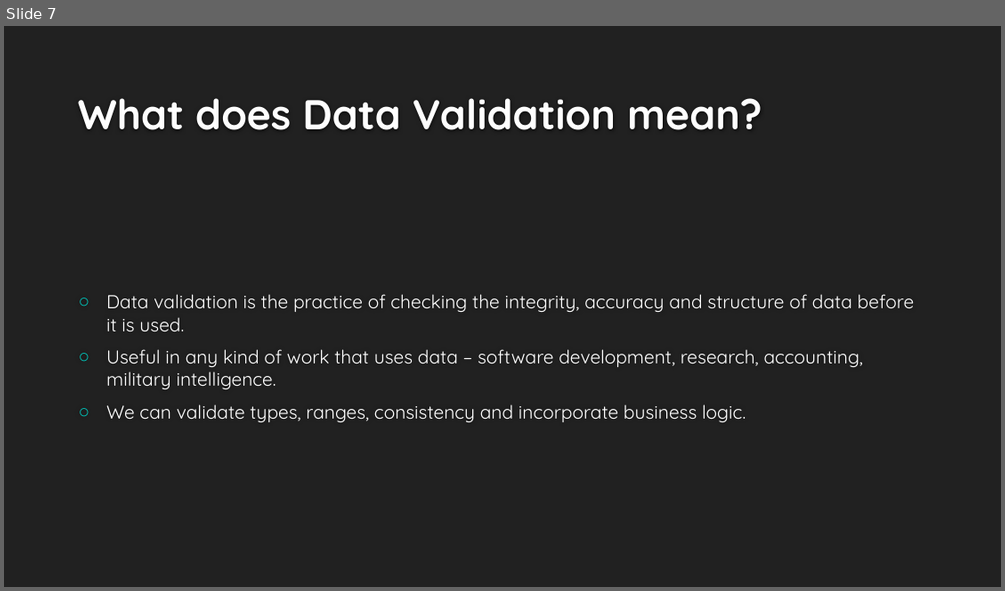
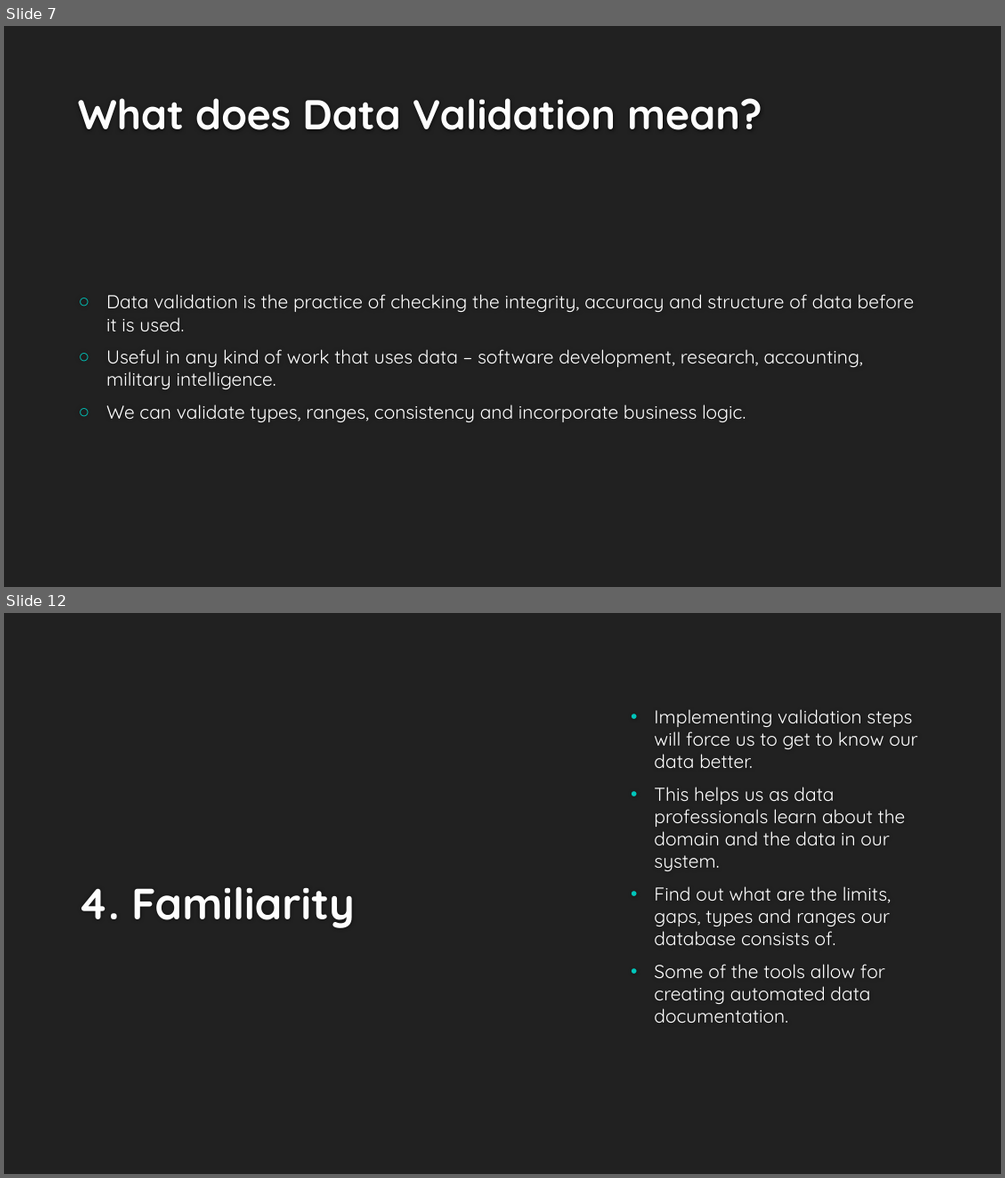
Before and after one commit to NatanMish/data_validation, a slide deck: Data Validation for Data Science.pptx. Shown one above the other, each under a label of ours: slide 7 before the commit, slides 7 and 12 after it; the slides between them are not shown. The pictures are 1005x591 and 1005x1178 pixels, drawn with LibreOffice and Linux fonts; fonts in the diff are those of the drawing; background and template pictures are left out. Boxes give left, top, right and bottom in pixels: in the first picture for what was removed or moved away, otherwise in the second. Text is boxed around its words. In the diff, an @@ line names an element or a change of style, - is before the commit and + after.

```diff
--- a/Data Validation for Data Science.pptx
+++ b/Data Validation for Data Science.pptx
@@ slide 12 added at (x1=4, y1=613, x2=1001, y2=1174), background #212121 @@
@@ text added at (x1=654, y1=709, x2=918, y2=1022), 18 pt, text #FFFFFF @@
+• Implementing validation steps will force us to get to know our data better.
+• This helps us as data professionals learn about the domain and the data in our system.
+• Find out what are the limits, gaps, types and ranges our database consists of.
+• Some of the tools allow for creating automated data documentation.
@@ title added at (x1=78, y1=886, x2=355, y2=928), 42 pt, text #FEFEFE, bold @@
+4. Familiarity
```
Also in this commit, not shown: 1 slide changed, 6 other slides added, 1 slide removed, 2 other files.
